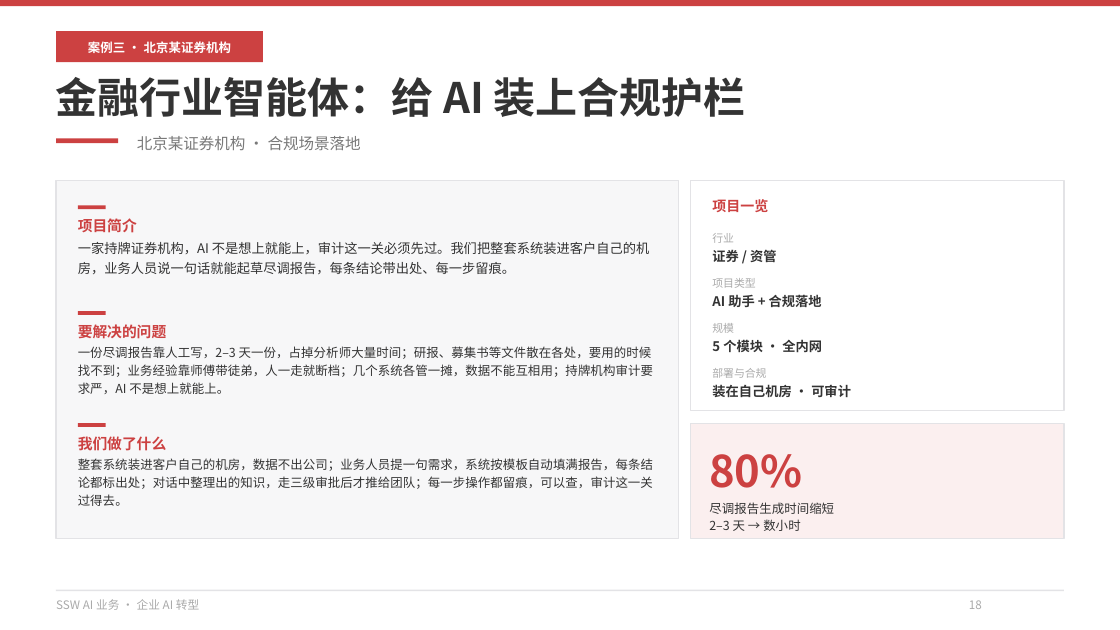
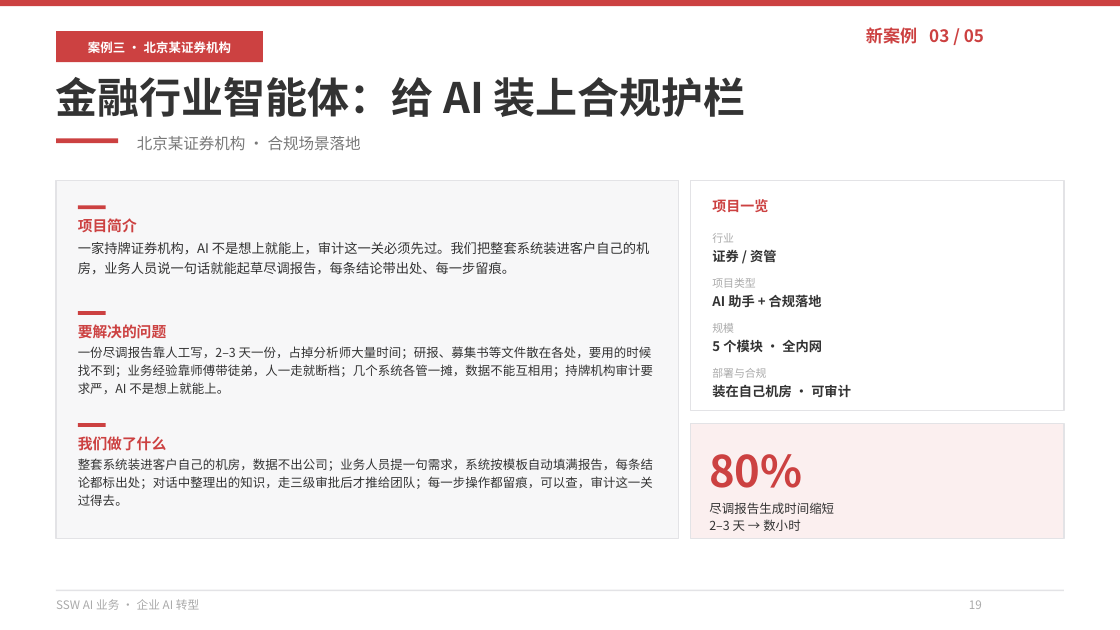
Before and after one commit to hveraus/ssw-business, a slide deck: slide 19 of SSW AI 业务_v2/SSW AI 业务_v3.pptx (slide 18 before the commit). Drawn at 1120x630 pixels with LibreOffice and Linux fonts; fonts in the diff are those of the drawing. Boxes give left, top, right and bottom in pixels: in the first picture for what was removed or moved away, otherwise in the second. Text is boxed around its words. In the diff, an @@ line names an element or a change of style, - is before the commit and + after.

Commit message:
V7 重构：脚本完整产出 V7（62 页）
- 新增阅读导航页（P02）：8 章节 + 5 案例快速跳转
- 新增海外 AI 平台落地 4 页（P47–P50）：ChatGPT / Codex / Claude + 对比表
- 「谢谢」页改写为 NEXT STEP 行动页（P60）
- 案例页右上角加「新案例 NN / 05」徽章
- 案例一/四标题去掉「案例X：」前缀
- 第五部分改名「AI 平台落地：国内与海外」；章节重编号为 8 个部分
- 封面目录改为 8 行并更新页码范围
- 全篇页码按 V7 实际页序重映射（57 → 62 页）

已验证：62/62 页文案与 V7 逐字等价（差异仅 \x0b 软换行与段落换行，渲染相同）

```diff
--- a/SSW AI 业务_v2/SSW AI 业务_v3.pptx
+++ b/SSW AI 业务_v2/SSW AI 业务_v3.pptx
@@ text added at (866,27,984,44), 11 pt, text #CC4141, bold @@
+新案例 03 / 05
```
Also in this commit, not shown: 53 other slides changed, 6 slides added, 1 slide removed, 1 other file.
